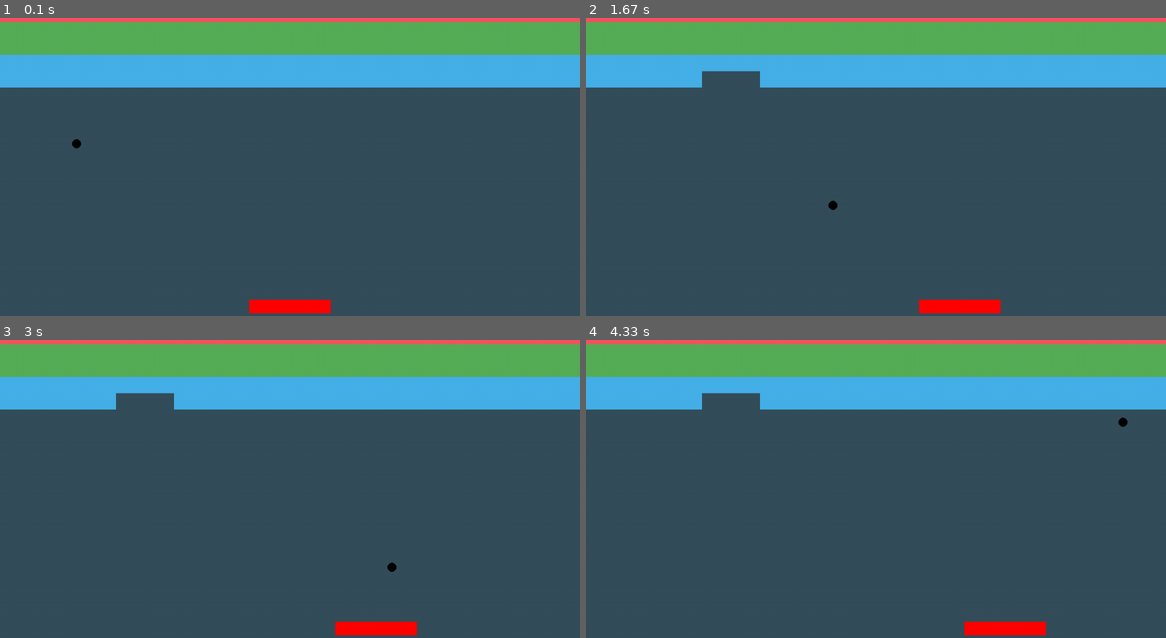
Above: before the commit, frames 1-4 (two rows, left to right).
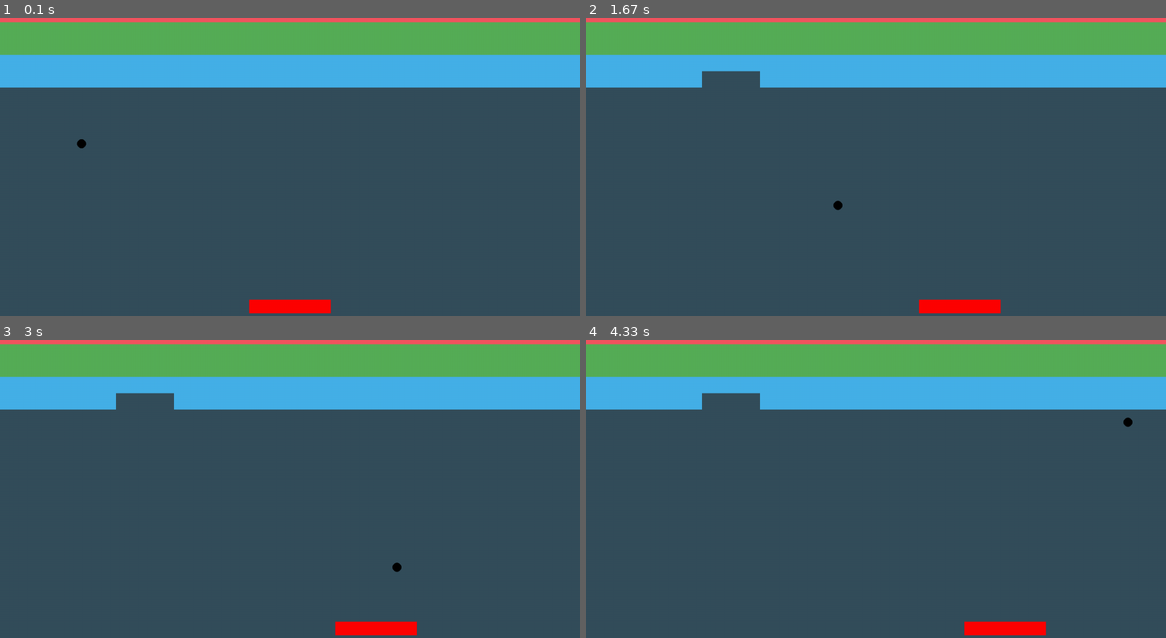
Above: after the commit, the same moments.

Repository: devpersi/breakout-pygame
Game: pygame game, started from source/main.py
Same seed, same stepped clock (60 frames per second), same inputs: the game is played once before the commit and once after it.
Inputs:
- Up to frame 1 (0.1 s): no input
- Up to frame 2 (1.67 s): hold D 0.33-0.8 s; hold D 0.83-1.3 s; hold A from 1.33 s (still down)
- Up to frame 3 (3 s): release A at 1.87 s; hold A 1.9-2.3 s; hold D 2.33-2.97 s
- Up to frame 4 (4.33 s): hold A 3-3.47 s; hold D 3.5-3.97 s; hold D from 4 s (still down)

The runs differ from the first frame. In frame 1, less than 0.1% of the frame differs, in the area x 12-15%, y 40-44%; in frame 2, less than 0.1%, in the area x 41-45%, y 61-65%; in frame 3, less than 0.1%; in frame 4, less than 0.1%.

Commit message:
balls should not spawn so close to the edge

Diff:
--- a/source/main.py
+++ b/source/main.py
@@ -16,7 +16,7 @@
 BALL_SPEED: int = 4 # 4 pixels per frame
 BALL_VELOCITY_X: int = 1
 BALL_VELOCITY_Y: int = -1
-BALL_HOME_SPAWN_LOCATION : tuple[int, int] = random.randint(BALL_SIZE, SCREEN_SIZE[0] - BALL_SIZE), (SCREEN_SIZE[1] - BALL_SIZE)*0.5
+BALL_HOME_SPAWN_LOCATION : tuple[int, int] = random.randint(2*BALL_SIZE, SCREEN_SIZE[0] - 2*BALL_SIZE), (SCREEN_SIZE[1] - BALL_SIZE)*0.5
 
 # Create balls
 ball = pg.Rect(BALL_HOME_SPAWN_LOCATION, (BALL_SIZE, BALL_SIZE))
@@ -73,7 +73,7 @@
 
     # Reset when hitting the bottom
     if ball.centery > SCREEN_SIZE[1] - BALL_RADIUS:
-        ball.x = random.randint(BALL_SIZE, SCREEN_SIZE[0] - BALL_SIZE)
+        ball.x = random.randint(2*BALL_SIZE, SCREEN_SIZE[0] - 2*BALL_SIZE)
         ball.y = BALL_HOME_SPAWN_LOCATION[1]
         BALL_VELOCITY_X = random.choice([1, -1])
         BALL_VELOCITY_Y = random.choice([1, -1])
